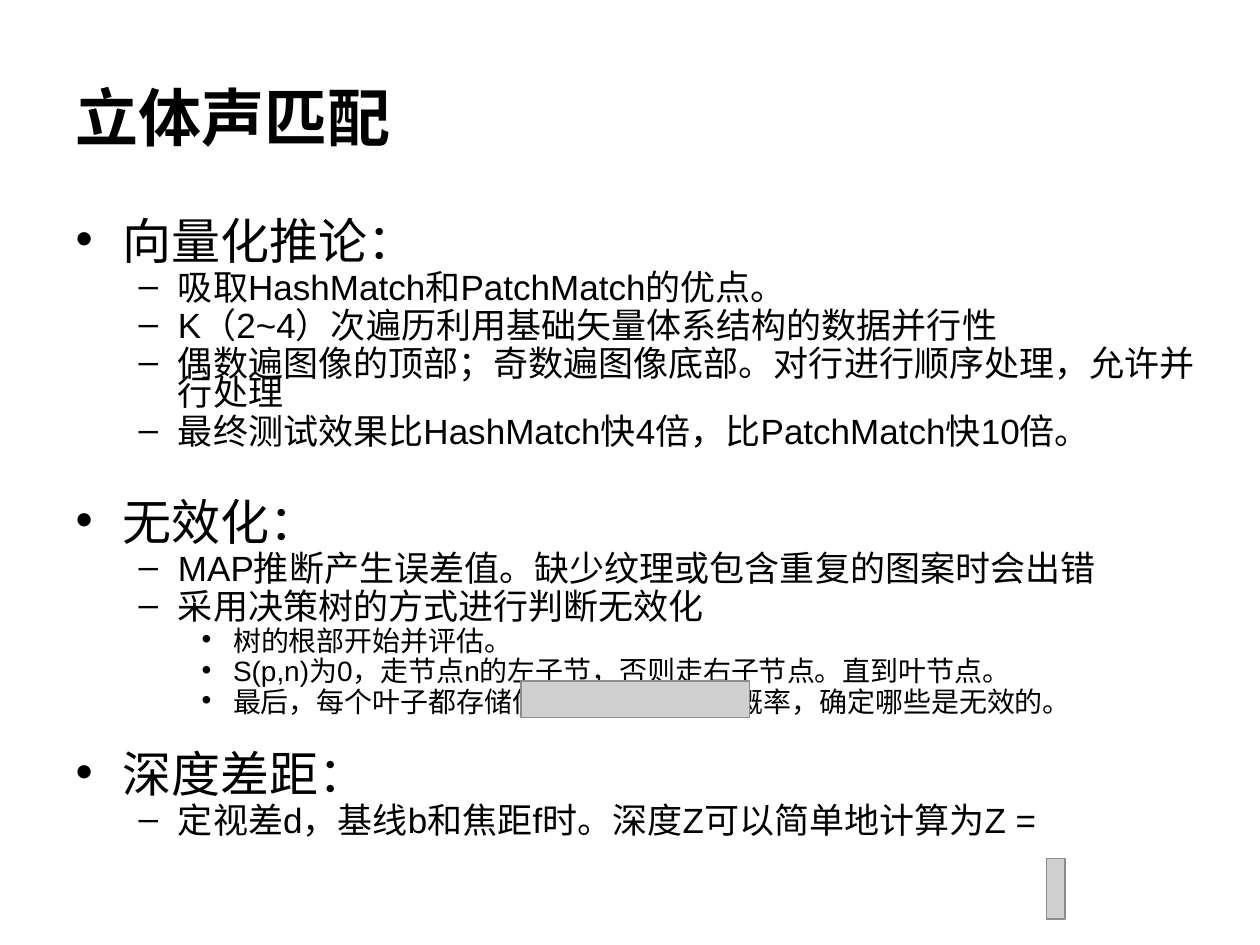
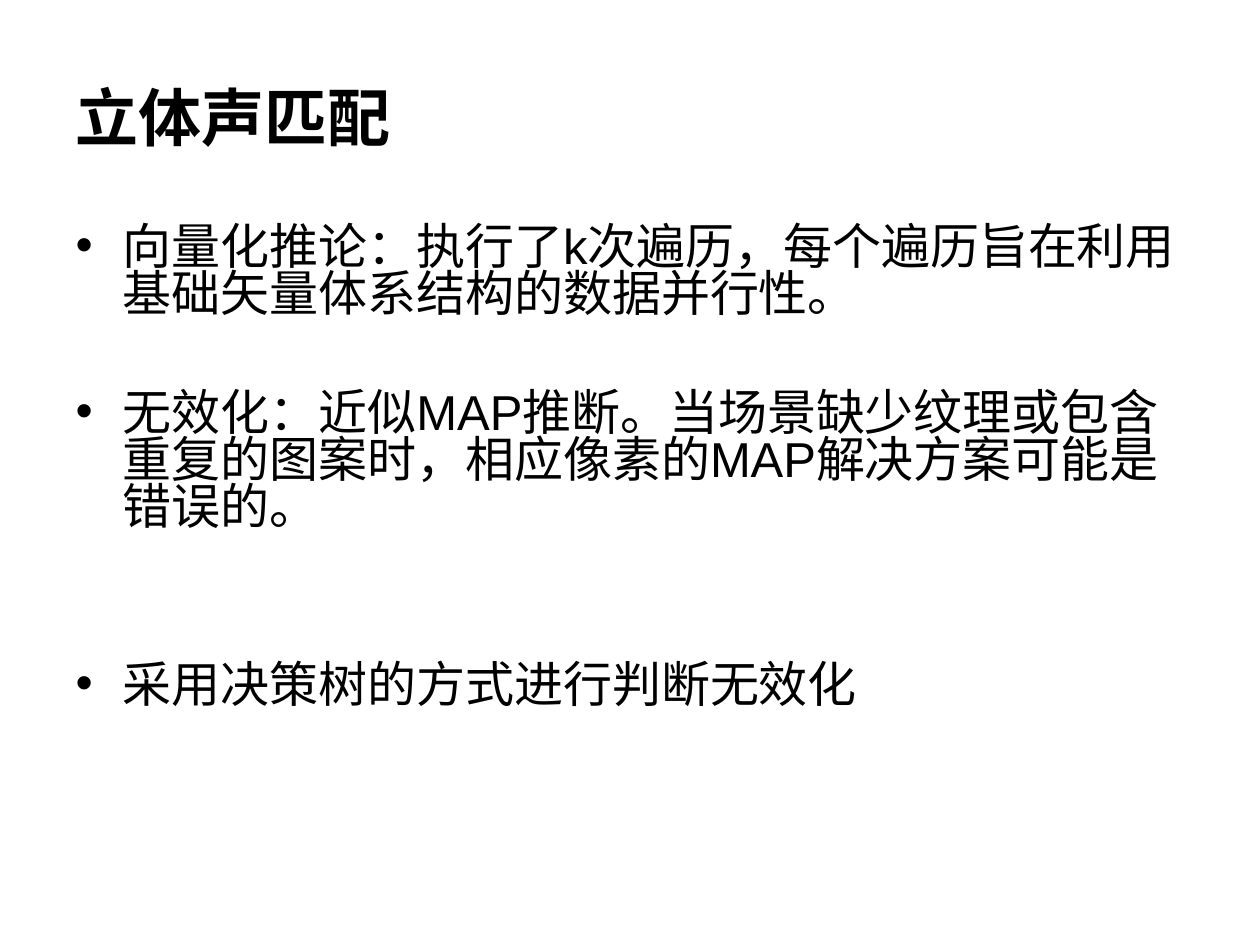
Before and after one commit to 5lyTher1n/graphics2019, a slide deck: slide 6 of 21960540侯保蕾/读书报告/读书报告.ppt. Drawn at 1260x945 pixels with LibreOffice and Linux fonts; fonts in the diff are those of the drawing; grey boxes stand for pictures; background and template pictures are left out. Boxes give left, top, right and bottom in pixels: in the first picture for what was removed or moved away, otherwise in the second. Text is boxed around its words. In the diff, an @@ line names an element or a change of style, - is before the commit and + after.

```diff
--- a/21960540侯保蕾/读书报告/读书报告.ppt
+++ b/21960540侯保蕾/读书报告/读书报告.ppt
@@ text at (123, 222, 1175, 528): text changed; size 20 to 28 pt @@
-• 向量化推论：
-  – 吸取HashMatch和PatchMatch的优点。
-  – K（2~4）次遍历利用基础矢量体系结构的数据并行性
-  – 偶数遍图像的顶部；奇数遍图像底部。对行进行顺序处理，允许并行处理
-  – 最终测试效果比HashMatch快4倍，比PatchMatch快10倍。
-• 无效化：
-  – MAP推断产生误差值。缺少纹理或包含重复的图案时会出错
+• 向量化推论：执行了k次遍历，每个遍历旨在利用基础矢量体系结构的数据并行性。
+• 无效化：近似MAP推断。当场景缺少纹理或包含重复的图案时，相应像素的MAP解决方案可能是错误的。
@@ text at (123, 627, 1071, 837): paragraphs removed @@
-    • 树的根部开始并评估。
-    • S(p,n)为0，走节点n的左子节，否则走右子节点。直到叶节点。
-    • 最后，每个叶子都存储像素有效或无效的概率，确定哪些是无效的。
-• 深度差距：
-  – 定视差d，基线b和焦距f时。深度Z可以简单地计算为Z =
@@ text at (123, 660, 857, 706): size 20 to 28 pt in "采用决策树的方式进行判断无效化"; bullet – to •; list level 2 to 1 in "采用决策树的方式进行判断无效化"; line spacing 0.7 to 0.8 @@
@@ picture removed at (520, 680, 748, 717) @@
@@ picture removed at (1047, 858, 1066, 919) @@
```
Also in this commit, not shown: 7 other slides changed, 1 slide removed, 1 other file.
